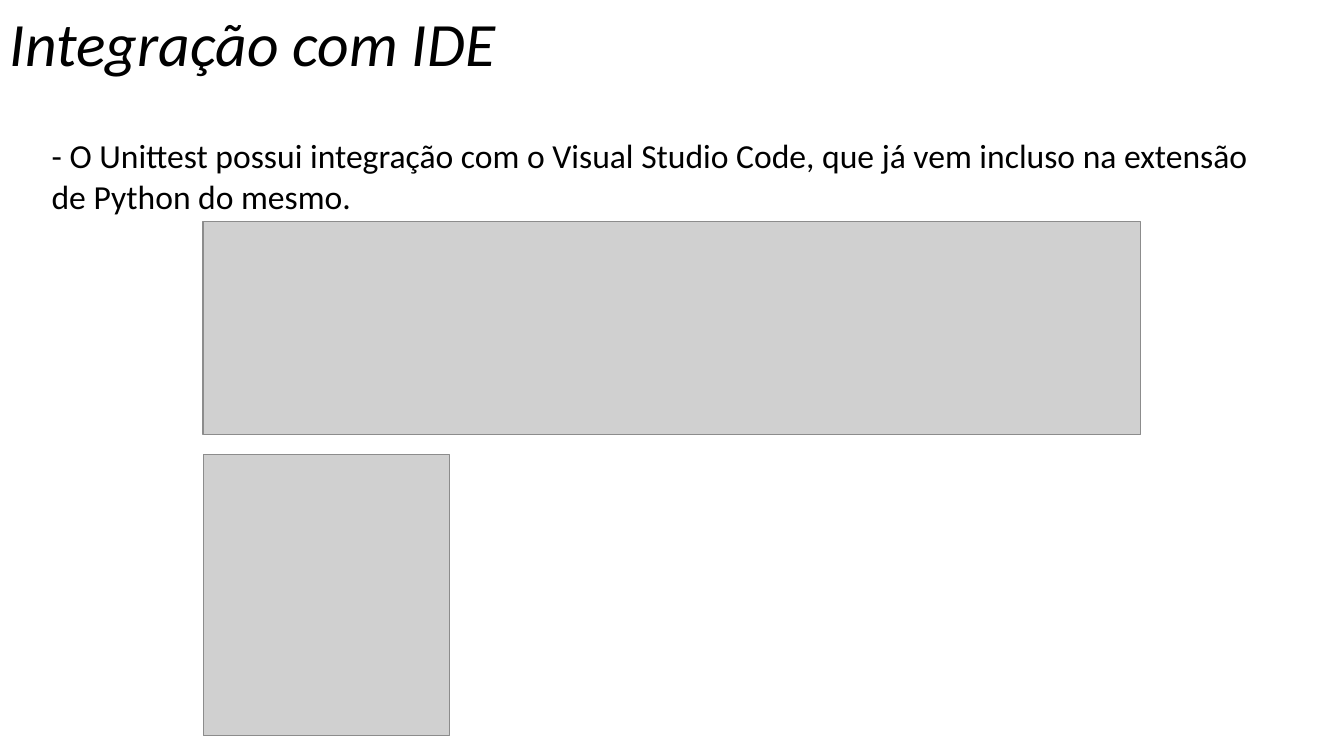
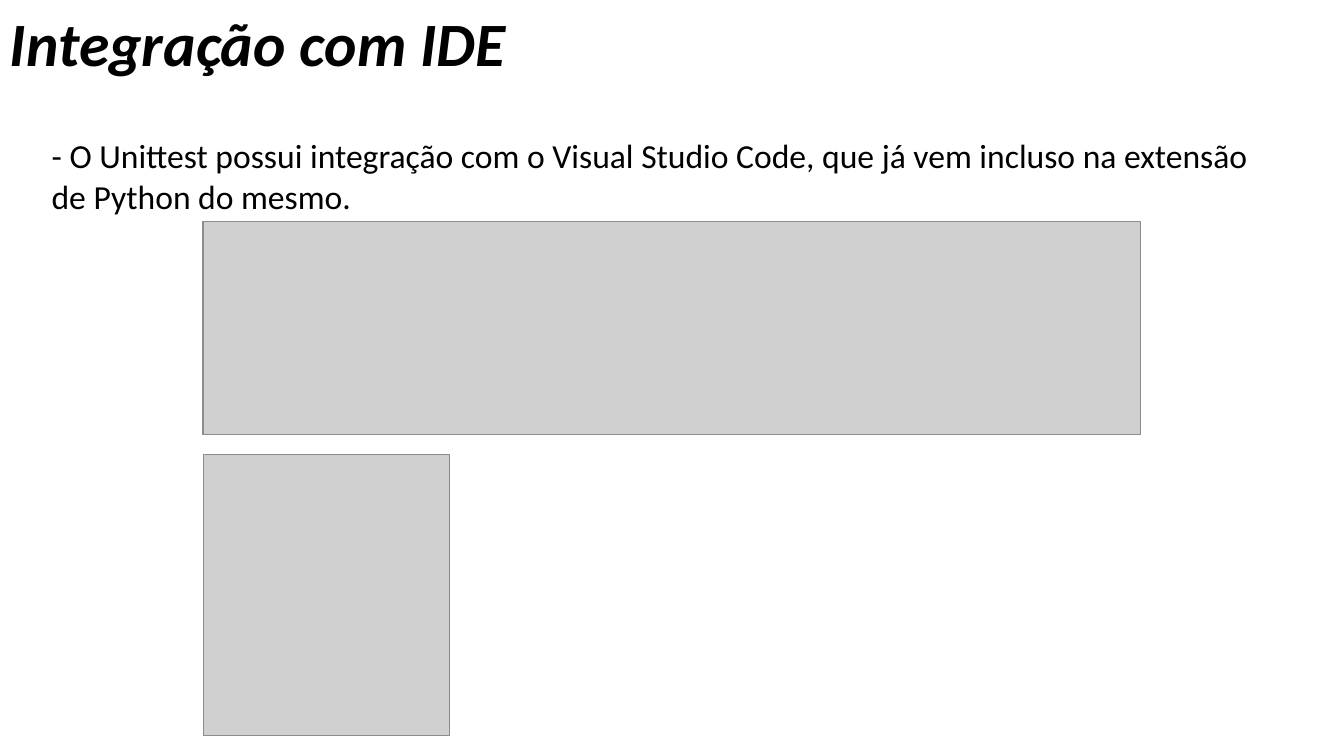
Before and after one commit to George-Luis-Costa/unittest-semin-rio, a slide deck: slide 4 of Apresentação.pptx (slide 5 before the commit). Drawn at 1344x756 pixels with LibreOffice and Linux fonts; fonts in the diff are those of the drawing; grey boxes stand for pictures; background and template pictures are left out. Boxes give left, top, right and bottom in pixels: in the first picture for what was removed or moved away, otherwise in the second. Text is boxed around its words. In the diff, an @@ line names an element or a change of style, - is before the commit and + after.

```diff
--- a/Apresentação.pptx
+++ b/Apresentação.pptx
@@ text "Integração com IDE" at bbox=[10, 24, 505, 77]: bold on @@
```
Also in this commit, not shown: 3 other slides changed, 1 slide added, 1 slide removed.
